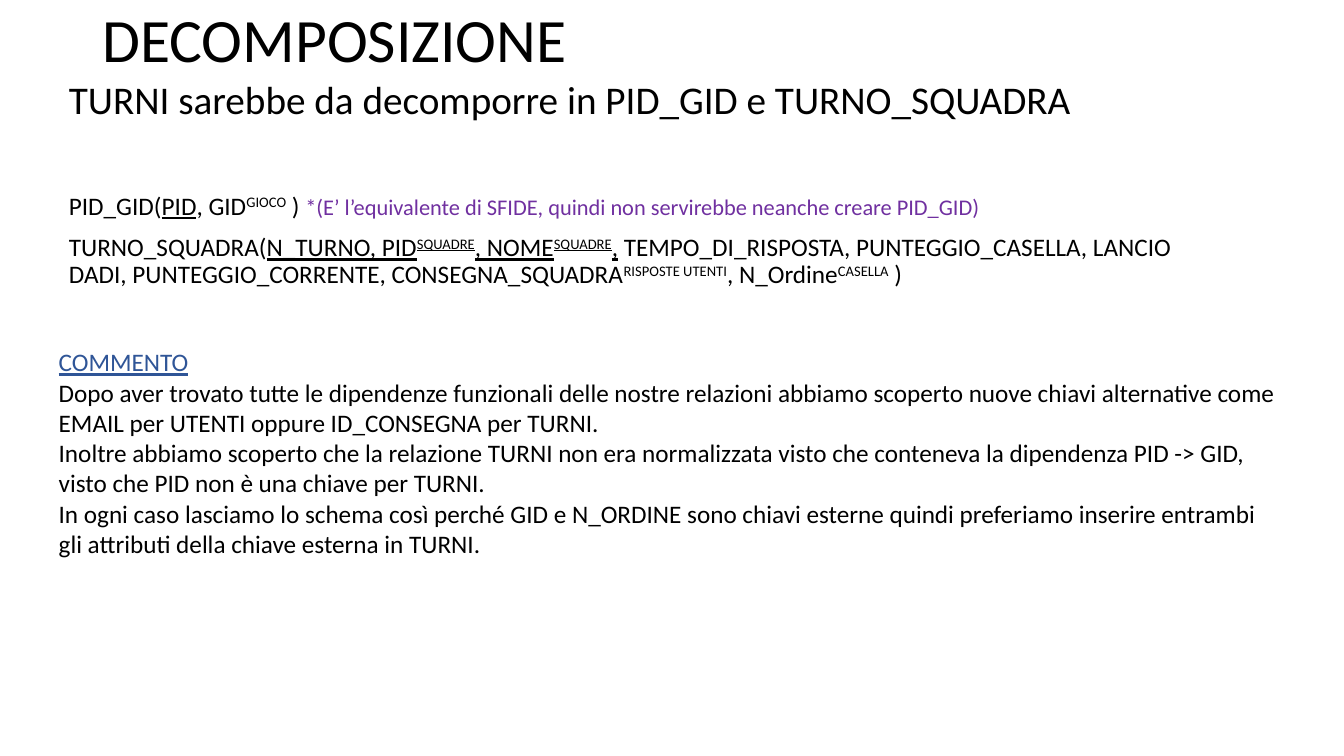
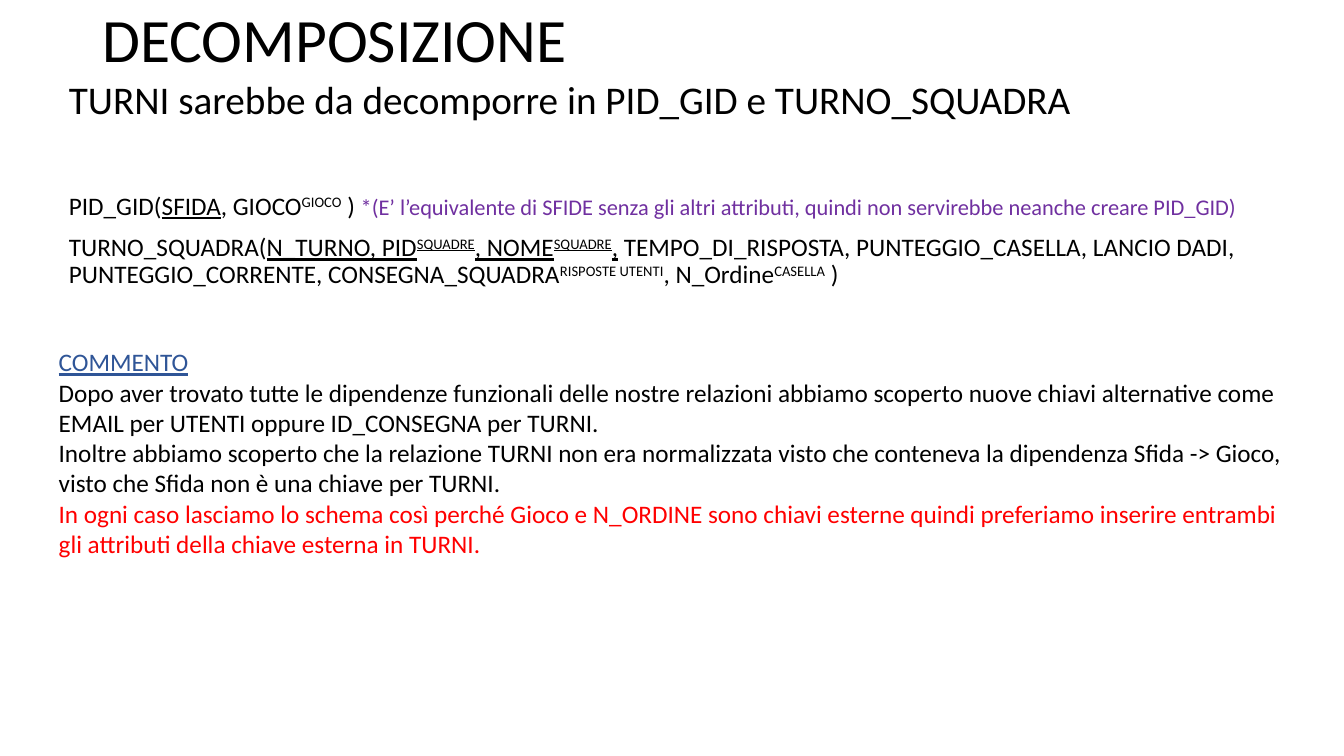
Before and after one commit to DavideGit-cs/BD_Progetto_Gruppo11, a slide deck: slide 13 of Vincoli_Domini_BDProgetto_finale.pptx (slide 12 before the commit). Drawn at 1344x756 pixels with LibreOffice and Linux fonts; fonts in the diff are those of the drawing. Boxes give left, top, right and bottom in pixels: in the first picture for what was removed or moved away, otherwise in the second. Text is boxed around its words. In the diff, an @@ line names an element or a change of style, - is before the commit and + after.

```diff
--- a/Vincoli_Domini_BDProgetto_finale.pptx
+++ b/Vincoli_Domini_BDProgetto_finale.pptx
@@ text at box(69, 197, 1235, 219): text changed @@
-PID_GID(PID, GIDGIOCO ) *(E’ l’equivalente di SFIDE, quindi non servirebbe neanche creare PID_GID)
+PID_GID(SFIDA, GIOCOGIOCO ) *(E’ l’equivalente di SFIDE senza gli altri attributi, quindi non servirebbe neanche creare PID_GID)
@@ text at box(59, 444, 1280, 558): text changed; text colour #000000 to #FF0000 @@
-Inoltre abbiamo scoperto che la relazione TURNI non era normalizzata visto che conteneva la dipendenza PID -> GID, visto che PID non è una chiave per TURNI.
-In ogni caso lasciamo lo schema così perché GID e N_ORDINE sono chiavi esterne quindi preferiamo inserire entrambi gli attributi della chiave esterna in TURNI.
+Inoltre abbiamo scoperto che la relazione TURNI non era normalizzata visto che conteneva la dipendenza Sfida -> Gioco, visto che Sfida non è una chiave per TURNI.
+In ogni caso lasciamo lo schema così perché Gioco e N_ORDINE sono chiavi esterne quindi preferiamo inserire entrambi gli attributi della chiave esterna in TURNI.
```
Also in this commit, not shown: 12 other slides changed, 3 slides added, 1 slide removed, 3 other files.
